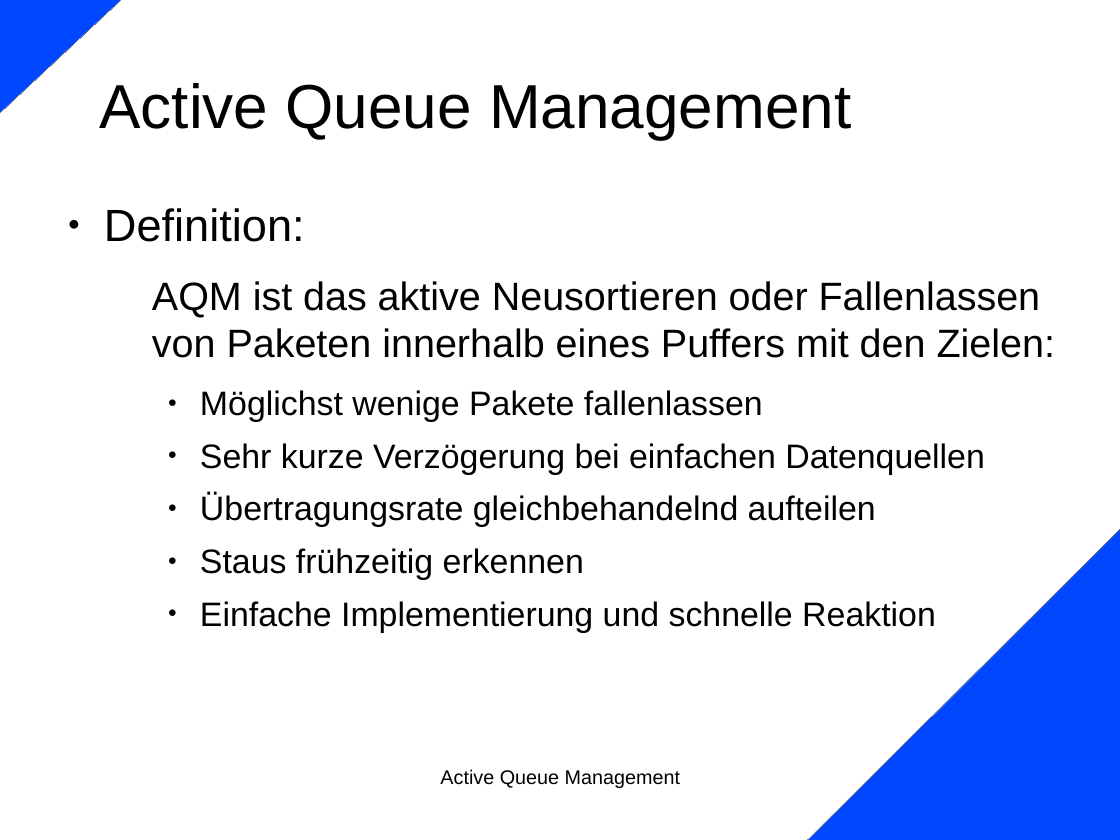
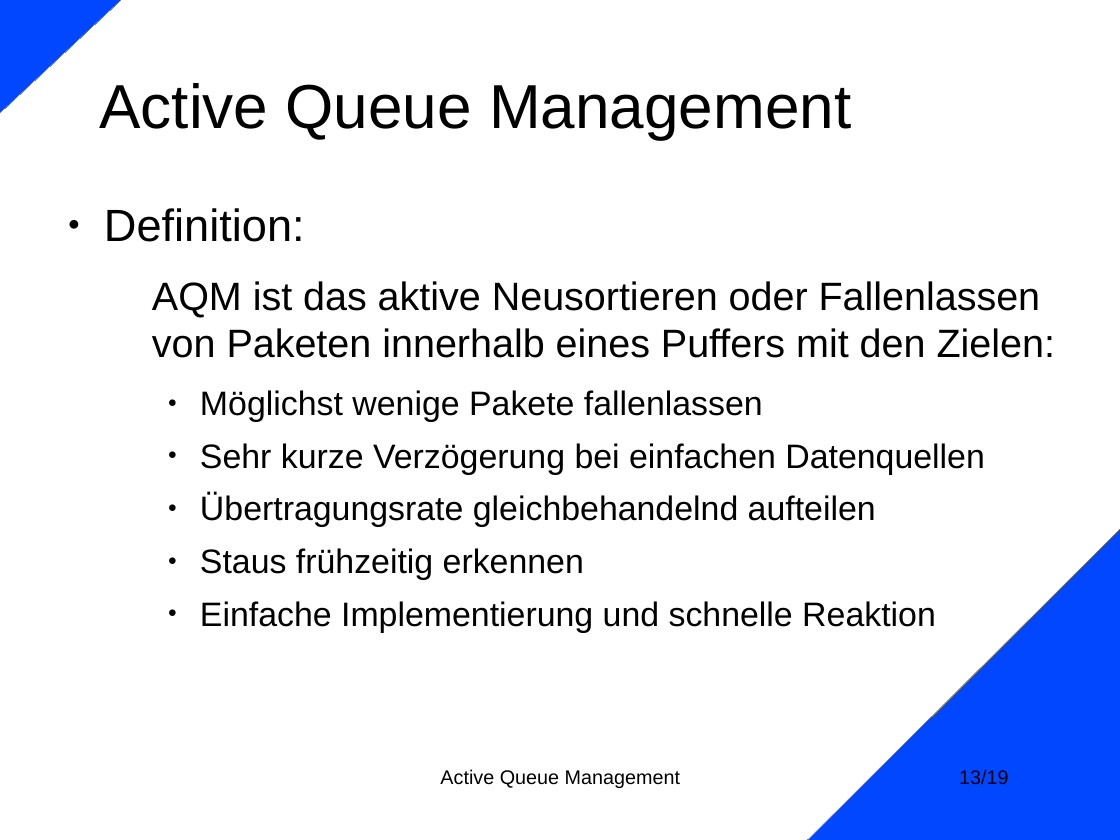
Before and after one commit to mullahaljaid/seminar_ss_14, a slide deck: slide 13 of Vortrag/AQM_Teil1.odp (slide 42 before the commit). Drawn at 1120x840 pixels with LibreOffice and Linux fonts; fonts in the diff are those of the drawing; background and template pictures are left out. Boxes give left, top, right and bottom in pixels: in the first picture for what was removed or moved away, otherwise in the second. Text is boxed around its words. In the diff, an @@ line names an element or a change of style, - is before the commit and + after.

```diff
--- a/Vortrag/AQM_Teil1.odp
+++ b/Vortrag/AQM_Teil1.odp
@@ page number added at bbox=[959, 769, 1008, 785], 14 pt, text #000000 @@
+13/19
```
Also in this commit, not shown: 17 other slides changed, 38 slides removed, 1 other file.
